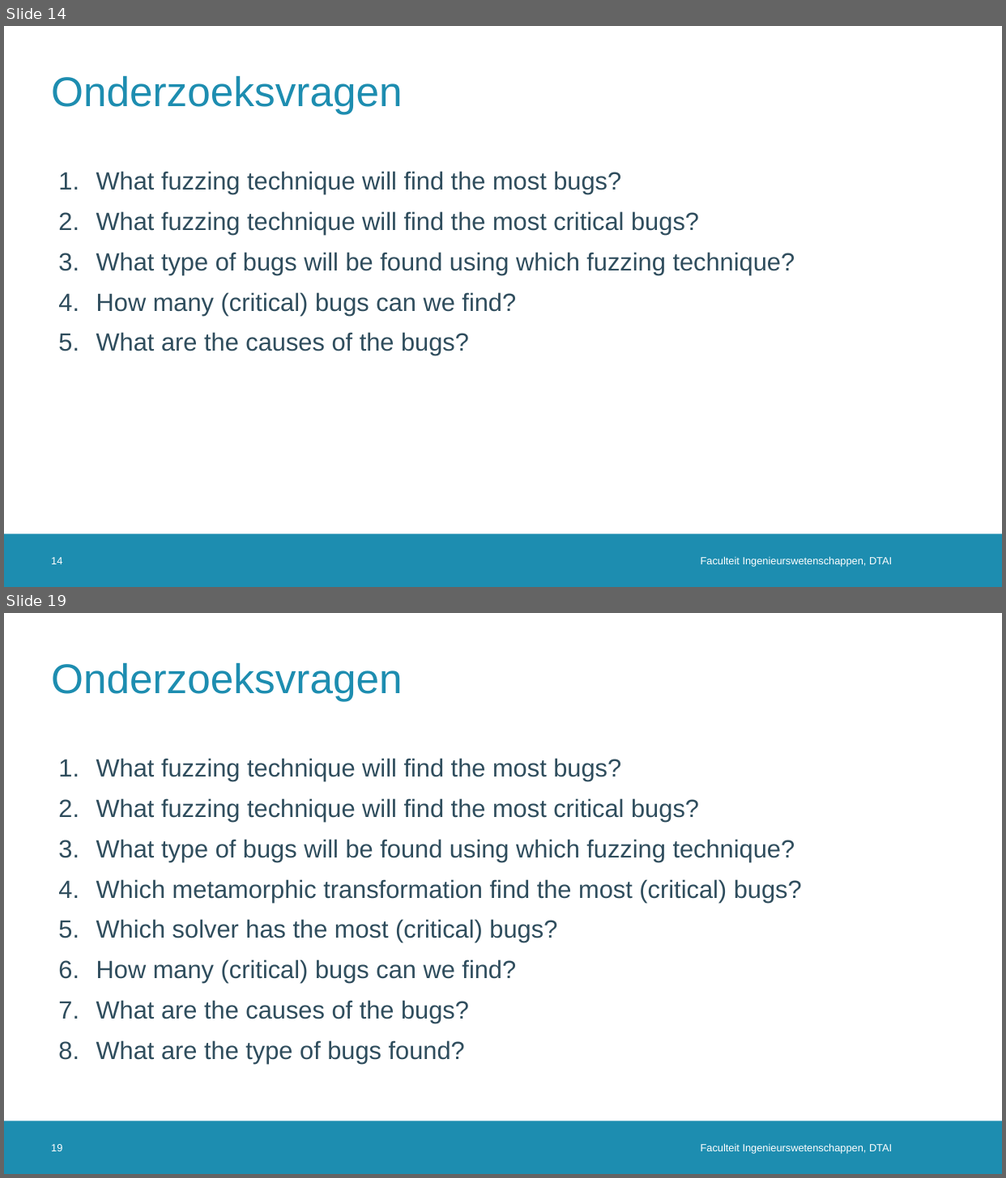
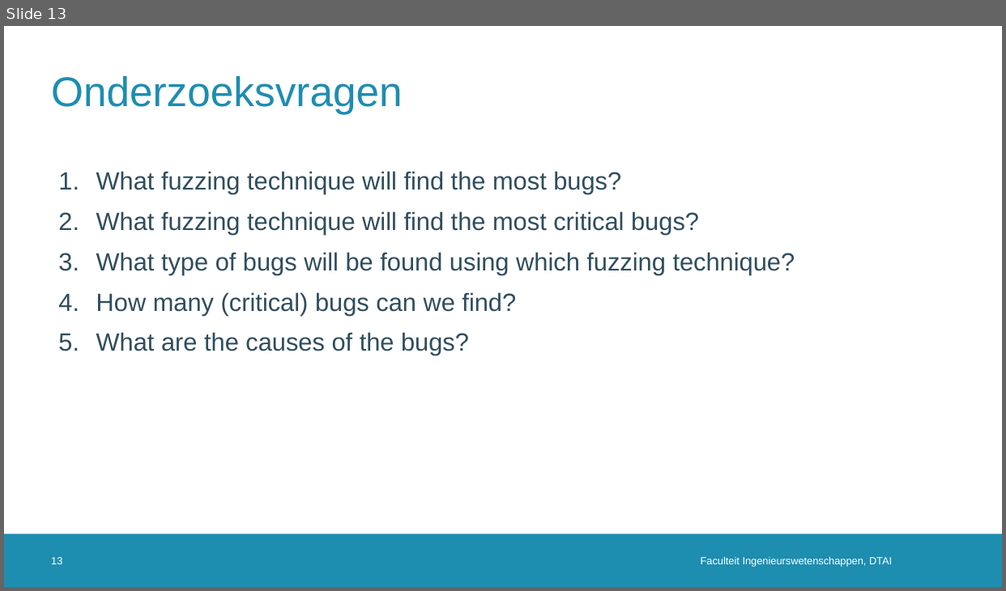
Before and after one commit to rubenkindt/Masterproef-paper-RubenKindt, a slide deck: Milestones/M3 december presentation/M3.pptx. Shown one above the other, each under a label of ours: slides 14 and 19 before the commit, slide 13 after it; the slides between them are not shown. The pictures are 1006x1178 and 1006x591 pixels, drawn with LibreOffice and Linux fonts; fonts in the diff are those of the drawing; background and template pictures are left out. Boxes give left, top, right and bottom in pixels: in the first picture for what was removed or moved away, otherwise in the second. Text is boxed around its words. In the diff, an @@ line names an element or a change of style, - is before the commit and + after.

```diff
--- a/Milestones/M3 december presentation/M3.pptx
+++ b/Milestones/M3 december presentation/M3.pptx
@@ slide 19 removed at bbox=[4, 613, 1002, 1174], background #FFFFFF; not listed: 1 template element that a slide beside it also shows @@
@@ title removed at bbox=[51, 662, 402, 701] @@
-Onderzoeksvragen
@@ text removed at bbox=[96, 758, 802, 1063] @@
-1. What fuzzing technique will find the most bugs?
-2. What fuzzing technique will find the most critical bugs?
-3. What type of bugs will be found using which fuzzing technique?
-4. Which metamorphic transformation find the most (critical) bugs?
-5. Which solver has the most (critical) bugs?
-6. How many (critical) bugs can we find?
-7. What are the causes of the bugs?
-8. What are the type of bugs found?
@@ page number removed at bbox=[51, 1144, 62, 1152] @@
-19
@@ text removed at bbox=[701, 1144, 892, 1154] @@
-Faculteit Ingenieurswetenschappen, DTAI
@@ what was slide 14 is now slide 13 @@
@@ page number at bbox=[51, 557, 62, 565]: text changed @@
-14
+13
```
Also in this commit, not shown: 7 slides changed, 5 slides added, 2 other slides removed, 12 other files.
